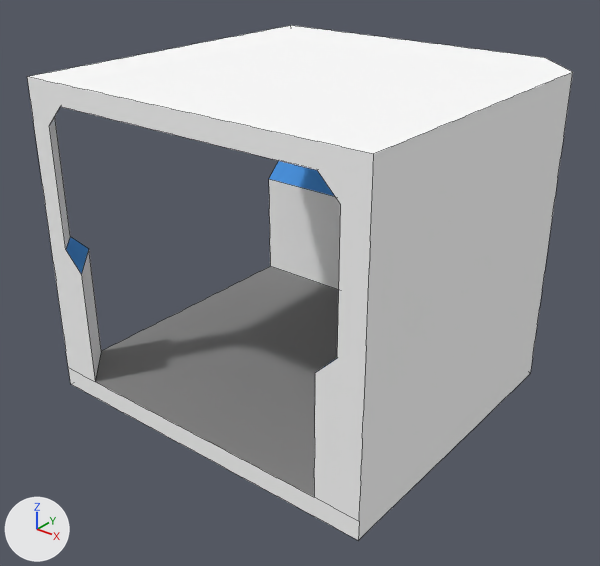
One commit to the Blender file Assets/Graphismes/Modèles/Corridor/lshape/Lshape.blend: the scene before it, then after it.
The view is the same before and after, from a 50 mm lens placed at (4.41, -2.35, 4.34), pointed at (0.03, 3.12, 0.95). The axes (+X, +Y, +Z) are drawn at lower left. The lights are the same throughout. Mesh edges are drawn as thin lines.

The older version as bpy lines, for what is in view:
```python
me_cube = bpy.data.meshes.new('Cube')
me_cube.from_pydata(...)  # 341 vertices, 26 faces, 54 loose edges; spans x -1.15..1.16, y 1.0..3.3, z -0.96..1.04
# faces by material slot: [21, 1, 4]
me_cube.materials.append(mat_material)  # white #ffffff
me_cube.materials.append(mat_material_001)  # grey #8a8a8a
me_cube.materials.append(mat_material_002)  # blue #509ae7
ob_cube = bpy.data.objects.new('Cube', me_cube)
ob_cube.location = (0.03, 0.16, 1.31)
ob_cube.scale = (1.5, 1.5, 1.5)
```
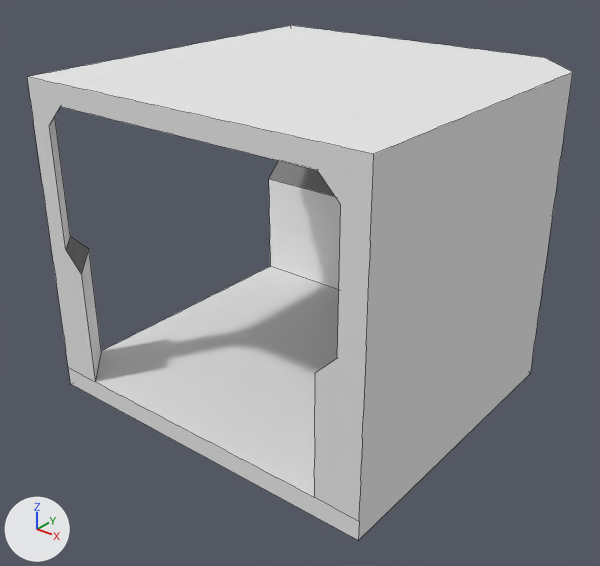
Where the change shows, as pixel boxes [x1, y1, x2, y2] in the pictures (600 x 566 px):
part 1 of me_cube, cut back: [68, 72, 573, 540] in both
part 2 of me_cube, recoloured: [27, 25, 572, 521] in both
part 3 of me_cube, recoloured (grey to white): [95, 266, 339, 497] in both
part 4 of me_cube, recoloured (blue to grey): [66, 161, 337, 371] in both

What the commit changed:
Material 'default' (mat_default) is new.
Its base color is (0.8, 0.8, 0.8) (white #e7e7e7).
Material 'up' (mat_up) is new.
Its base color is (1.0, 1.0, 1.0) (white #ffffff).
Material 'floor' (mat_floor) is new.
Its base color is (0.8, 0.8, 0.8) (white #e7e7e7).
me_cube is used by ob_cube; location (0.03, 0.16, 1.31); scale (1.5, 1.5, 1.5).
me_cube had 341 vertices, 26 faces, 54 loose edges and spanned x -1.15..1.16, y 1.0..3.3, z -0.96..1.04.
me_cube now has 268 vertices, 27 faces, 25 loose edges and spans x -1.15..1.16, y 1.0..3.3, z -0.96..1.04.
Part 1, on me_cube:
63 vertices are removed from x -1.15..1.16, y 1.0..3.3, z -0.96.
3 faces are deleted.
18 loose edges are deleted.
1 loose edge is added.
4 new faces join them, mat_default (white #e7e7e7).
me_cube part 2: 5 faces spanning x -1.15..1.16, y 1.0..3.3, z -0.96..1.04 switch from mat_material (white #ffffff) to mat_default (white #e7e7e7).
me_cube part 3: 1 face spanning x -1.15..0.88, y 1.0..3.02, z -0.83 switches from mat_material_001 (grey #8a8a8a) to mat_floor (white #e7e7e7).
me_cube part 4: 4 faces spanning x -1.15..1.0, y 1.0..3.15, z -0.08..0.04 switch from mat_material_002 (blue #509ae7) to mat_material_001 (grey #8a8a8a).
me_cube now uses material mat_up (white #ffffff).
me_cube now uses material mat_floor (white #e7e7e7).
